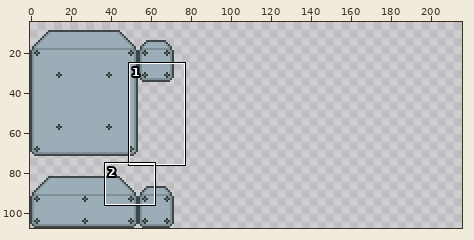
A pixel-art file gets an edit: DiscMan/BasicTileSet_Disc_Man.aseprite. Above, an overview of the earlier version with the close-up marked.
Close-up. First the earlier version:
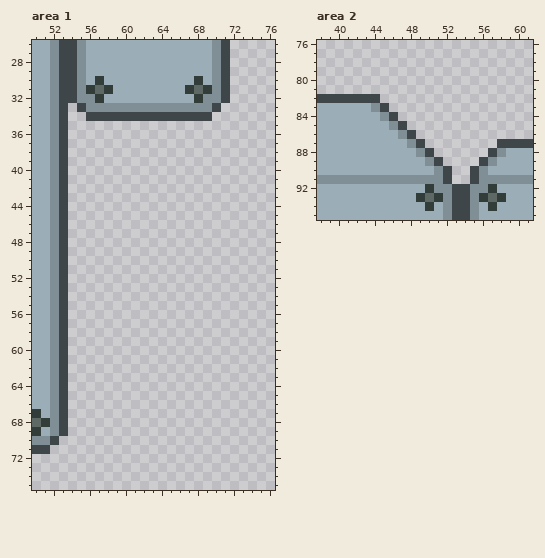
180x108 pixels, 1 frame. Shown: area 1: x 50..76, y 26..75; area 2: x 38..61, y 76..95. The old version is drawn lined up with the new one, on the new canvas. The wide view leaves out empty margins. The commit also changed other parts of the picture, which this record leaves out.
The same view after the edit:
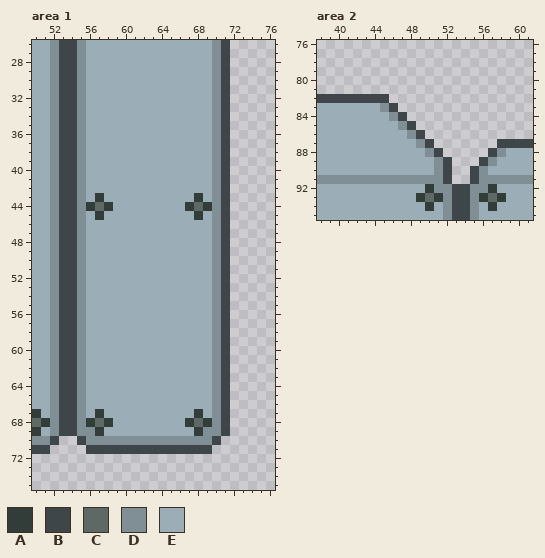
Palette (. is transparent): A #323c39  B #3e464a  C #5e6865  D #808e96  E #9badb7
The exact change:
canvas 180x108 -> 216x108, the old top-left corner now at -12,1 (the part of the old canvas that was cut away was empty and is not shown)
Area 1:
y 30: x 57 A -> E; x 68 A -> E
y 31: x 56..58 ACA -> EEE; x 67..69 ACA -> EEE
y 32: x 56..57 DA -> EE; x 68..69 AD -> EE
y 33: x 54..71 .BDDDDDDDDDDDDDDB. -> BDEEEEEEEEEEEEEEDB
y 34: x 54..71 ..BBBBBBBBBBBBBB.. -> BDEEEEEEEEEEEEEEDB
y 35..42: x 54..71 .................. -> BDEEEEEEEEEEEEEEDB
y 43: x 54..71 .................. -> BDEAEEEEEEEEEEAEDB
y 44: x 54..71 .................. -> BDACAEEEEEEEEACADB
y 45: x 54..71 .................. -> BDEAEEEEEEEEEEAEDB
y 46..66: x 54..71 .................. -> BDEEEEEEEEEEEEEEDB
y 67: x 54..71 .................. -> BDEAEEEEEEEEEEAEDB
y 68: x 54..71 .................. -> BDACAEEEEEEEEACADB
y 69: x 54..71 .................. -> BDDAEEEEEEEEEEADDB
y 70: x 55..70 ................ -> BDDDDDDDDDDDDDDB
y 71: x 56..69 .............. -> BBBBBBBBBBBBBB
Area 2:
y 82: x 45 . -> B
y 83: x 44..46 DB. -> EDB
y 84: x 45..47 DB. -> EDB
y 85: x 46..48 DB. -> EDB
y 86: x 47..49 DB. -> EDB
y 87: x 48..50 DB. -> EDB
y 88: x 49..51 DB. -> EDB
y 89: x 50..52 DB. -> EDB
Where, in picture pixels (left, top, right, bottom), the same in both close-ups:
changed: (68, 76, 230, 454)
changed: (371, 94, 452, 166)
